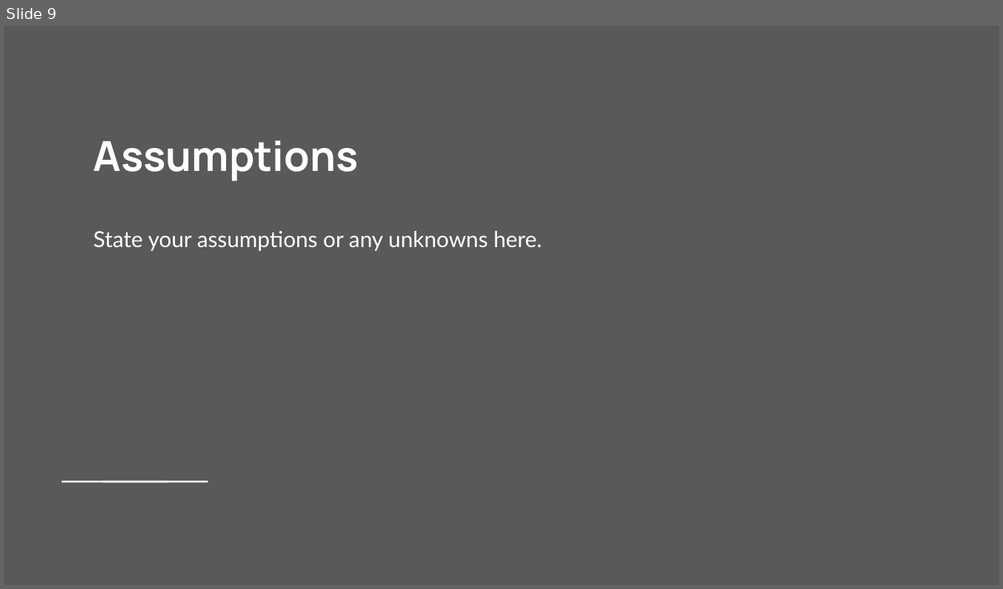
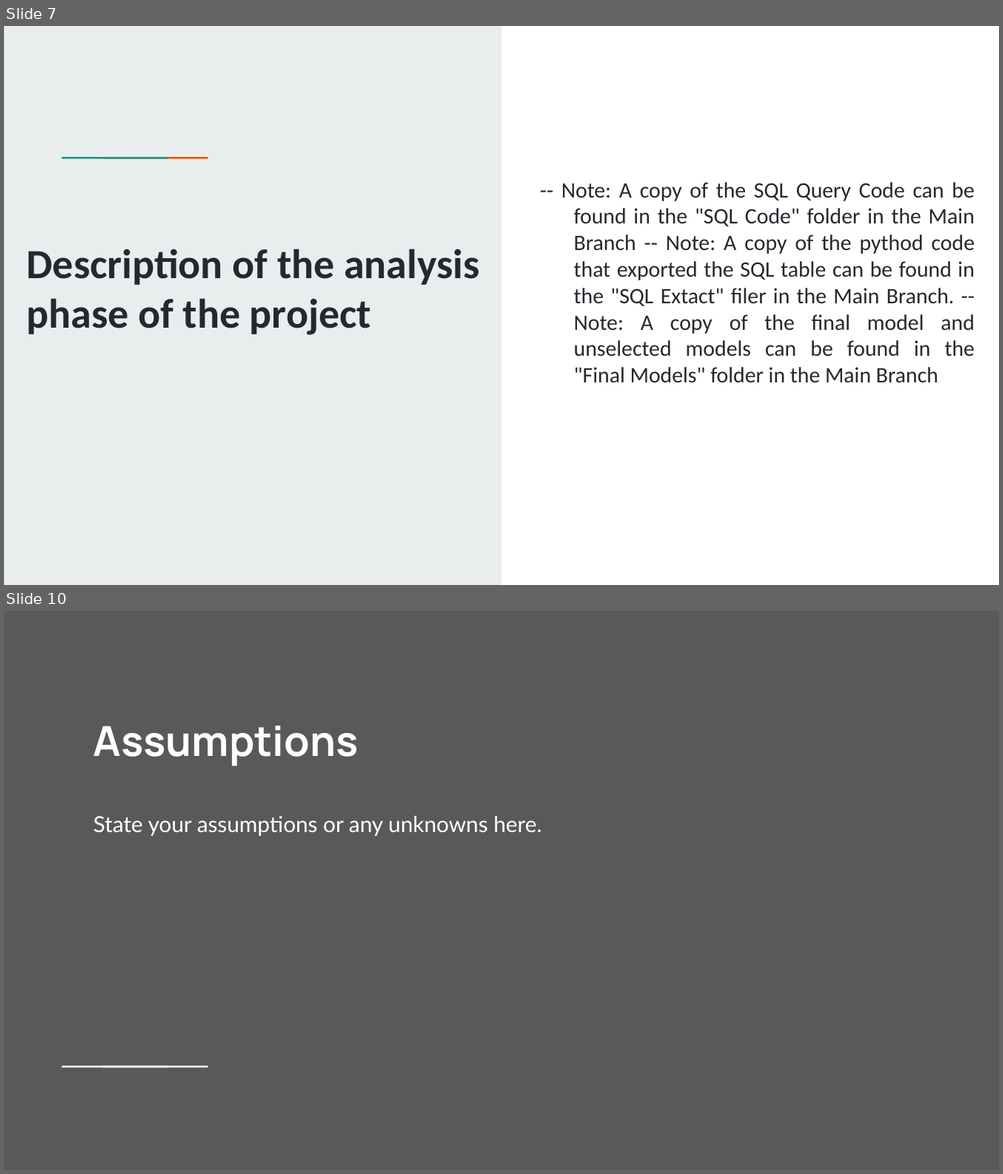
Before and after one commit to Jarney903/Red-ProjectHub, a slide deck: Presentation/Presentation1.pptx. Shown one above the other, each under a label of ours: slide 9 before the commit, slides 7 and 10 after it; the slides between them are not shown. The pictures are 1003x589 and 1003x1174 pixels, drawn with LibreOffice and Linux fonts; fonts in the diff are those of the drawing. Boxes give left, top, right and bottom in pixels: in the first picture for what was removed or moved away, otherwise in the second. Text is boxed around its words. In the diff, an @@ line names an element or a change of style, - is before the commit and + after.

```diff
--- a/Presentation/Presentation1.pptx
+++ b/Presentation/Presentation1.pptx
@@ slide 7 added at (x1=4, y1=26, x2=999, y2=585), background #FFFFFF @@
@@ rectangle added at (x1=4, y1=26, x2=501, y2=585), fill #E9EDEE @@
@@ rectangle added at (x1=94, y1=156, x2=135, y2=160), fill #1A9988 @@
@@ rectangle added at (x1=134, y1=156, x2=175, y2=160), fill #EB5600 @@
@@ subtitle added at (x1=561, y1=182, x2=974, y2=383), 16 pt, text #24292F @@
+-- Note: A copy of the SQL Query Code can be found in the "SQL Code" folder in the Main Branch -- Note: A copy of the pythod code that exported the SQL table can be found in the "SQL Extact" filer in the Main Branch. -- Note: A copy of the final model and unselected models can be found in the "Final Models" folder in the Main Branch
@@ title added at (x1=27, y1=249, x2=479, y2=335), 30 pt, text #24292F, bold @@
+Description of the analysis phase of the project
@@ what was slide 9 is now slide 10 @@
```
Also in this commit, not shown: 5 other slides added, 5 slides removed.
